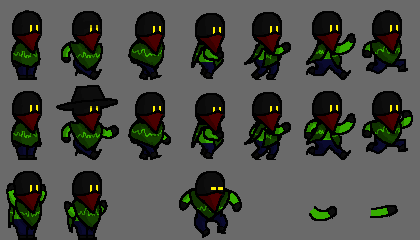
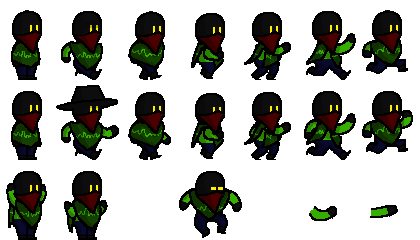
Layered file, before and after one edit (420x240). Changes by layer:
removed layer "Layer 1" over box(0, 0, 420, 240)
